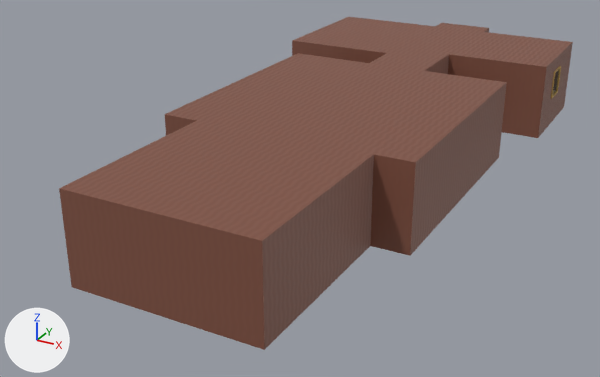
An edit to the glTF model assets/ship-interiors/manatee.glb, drawn before and after from the same camera.
Before and after are seen from a 50 mm camera at (9.31, -30.18, 8.09) aimed at (-1.15, -11.17, -1.41). Lighting does not change. The marker at lower left points along +X, +Y and +Z. The first picture is the older version. Vertices at exactly the same position are counted once.

In view in the first picture: 'Cabin glazing - Wood', 'Engine bulkheads - Wood', 'Freight bulkheads - Wood', 'Galley walls - Wood', 'cargo hold roof - Wood', 'corridor roof - Wood', 'engine room roof - Wood', 'galley roof - Wood', 'passenger cabin roof - Wood' and 3 more.
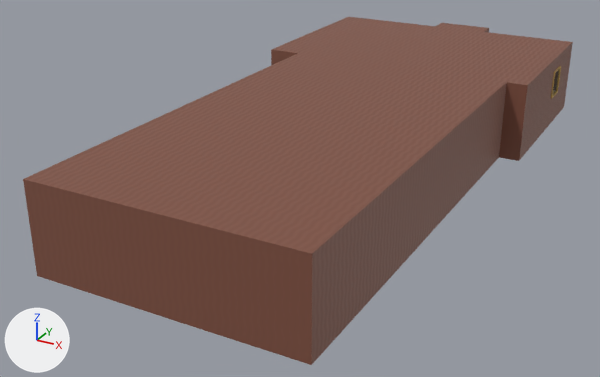
Boxes (x1, y1, x2, y2) around the edits, measured in the pictures (600 x 377 px; the box of a moved part takes in the faces that stretch with it):
'Service alleys - Wood', added (brown)
    after: (23, 163, 416, 365)
'starboard alley roof - Wood', added (brown)
    after: (263, 155, 416, 254)
'port alley roof - Wood', added (brown)
    after: (24, 114, 197, 188)
'Airlock - Wood', added (brown)
    after: (499, 67, 547, 161)
'airlock roof - Wood', added (brown)
    after: (425, 54, 546, 85)
'scrubber bay roof - Wood', added (brown)
    after: (271, 41, 386, 63)
'Scrubber bay - Wood', added (mostly hidden)
    after: (271, 50, 298, 65)
part 1 of me_engine_bulkheads_003, moved or reshaped (not visible afterwards)
    before: (276, 155, 374, 337)
'Galley walls - Wood', unchanged, covered by the edit
    before: (448, 42, 573, 138)
    after: (538, 42, 573, 138)
'Cabin glazing - Wood', unchanged, covered by the edit
    before: (292, 41, 386, 63)

Edits to the bpy script that builds the scene:
```text
Change me_engine_bulkheads_003:
    used by ob_engine_bulkheads___wood; location = (0.0, 0.0, 0.0)
    remove me_engine_bulkheads_003.from_pydata(...)  # 186 vertices, 300 faces; spans x -2.4..2.4, y -19.0..-14.2, z -0.97..1.33
    add me_engine_bulkheads_003.from_pydata(...)  # 182 vertices, 268 faces; spans x -2.4..2.4, y -19.0..-14.2, z -0.97..1.33
    me_engine_bulkheads_003 part 1: 30 vertices moved from x 2.4, y -18.04..-16.12, z -0.97..1.33 to x 2.4, y -18.03..-16.09, z -0.97..1.33; 18 vertices removed from x 2.4, y -15.64..-14.68, z -0.97..1.33; 16 vertices added at x 2.4, y -15.6..-14.6, z -0.97..1.33
    other edits to the shape of me_engine_bulkheads_003 do not show in these pictures
Add me_service_alleys_004:
    me_service_alleys_004.from_pydata(...)  # 156 vertices, 240 faces; spans x -3.4..3.4, y -19.0..-14.2, z -0.97..1.33
    me_service_alleys_004.materials.append(mat_wood)
Add me_airlock_005:
    me_airlock_005.from_pydata(...)  # 88 vertices, 114 faces; spans x 2.9..4.0, y -7.2..-5.0, z -0.97..1.33
    me_airlock_005.materials.append(mat_wood)
Add me_scrubber_bay_002:
    me_scrubber_bay_002.from_pydata(...)  # 36 vertices, 50 faces; spans x -4.4..-3.4, y -7.2..-5.8, z -0.97..1.33
    me_scrubber_bay_002.materials.append(mat_wood)
Add me_starboard_alley_roof_001:
    me_starboard_alley_roof_001.from_pydata(...)  # 33 vertices, 40 faces; spans x 2.4..3.4, y -19.0..-14.2, z 1.33
    me_starboard_alley_roof_001.materials.append(mat_wood)
Add me_port_alley_roof_001:
    me_port_alley_roof_001.from_pydata(...)  # 33 vertices, 40 faces; spans x -3.4..-2.4, y -19.0..-14.2, z 1.33
    me_port_alley_roof_001.materials.append(mat_wood)
Add me_airlock_roof_001:
    me_airlock_roof_001.from_pydata(...)  # 48 vertices, 70 faces; spans x 0.9..4.0, y -7.2..-5.0, z 1.33
    me_airlock_roof_001.materials.append(mat_wood)
Add me_scrubber_bay_roof_001:
    me_scrubber_bay_roof_001.from_pydata(...)  # 32 vertices, 42 faces; spans x -4.4..-0.9, y -7.2..-5.8, z 1.33
    me_scrubber_bay_roof_001.materials.append(mat_wood)
Add ob_service_alleys___wood:
    ob_service_alleys___wood = bpy.data.objects.new('Service alleys - Wood', me_service_alleys_004)
    ob_service_alleys___wood.location = (0.0, 0.0, 0.0)
Add ob_airlock___wood:
    ob_airlock___wood = bpy.data.objects.new('Airlock - Wood', me_airlock_005)
    ob_airlock___wood.location = (0.0, 0.0, 0.0)
Add ob_scrubber_bay___wood:
    ob_scrubber_bay___wood = bpy.data.objects.new('Scrubber bay - Wood', me_scrubber_bay_002)
    ob_scrubber_bay___wood.location = (0.0, 0.0, 0.0)
Add ob_starboard_alley_roof___wood:
    ob_starboard_alley_roof___wood = bpy.data.objects.new('starboard alley roof - Wood', me_starboard_alley_roof_001)
    ob_starboard_alley_roof___wood.location = (0.0, 0.0, 0.0)
Add ob_port_alley_roof___wood:
    ob_port_alley_roof___wood = bpy.data.objects.new('port alley roof - Wood', me_port_alley_roof_001)
    ob_port_alley_roof___wood.location = (0.0, 0.0, 0.0)
Add ob_airlock_roof___wood:
    ob_airlock_roof___wood = bpy.data.objects.new('airlock roof - Wood', me_airlock_roof_001)
    ob_airlock_roof___wood.location = (0.0, 0.0, 0.0)
Add ob_scrubber_bay_roof___wood:
    ob_scrubber_bay_roof___wood = bpy.data.objects.new('scrubber bay roof - Wood', me_scrubber_bay_roof_001)
    ob_scrubber_bay_roof___wood.location = (0.0, 0.0, 0.0)
```
